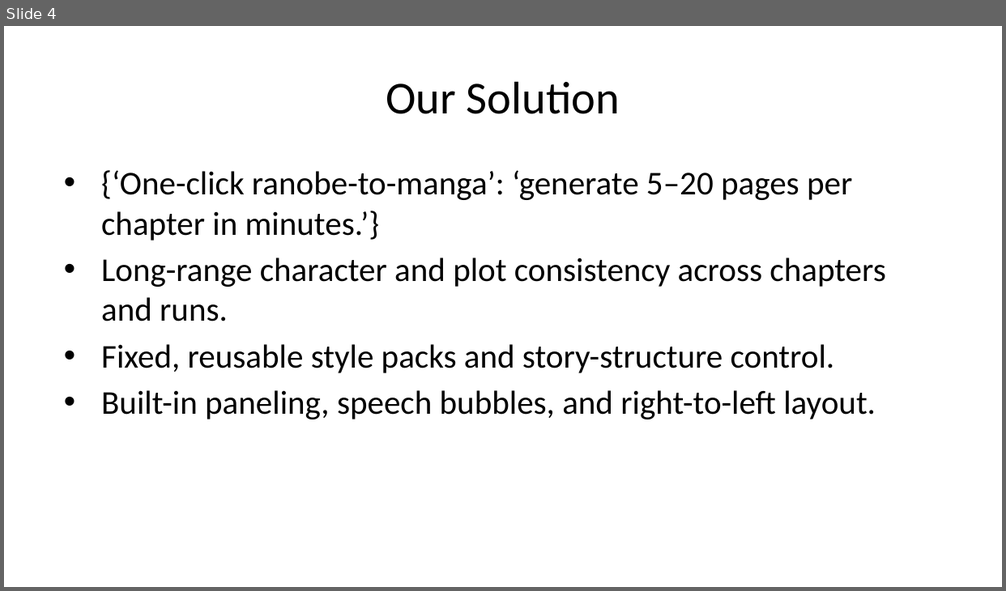
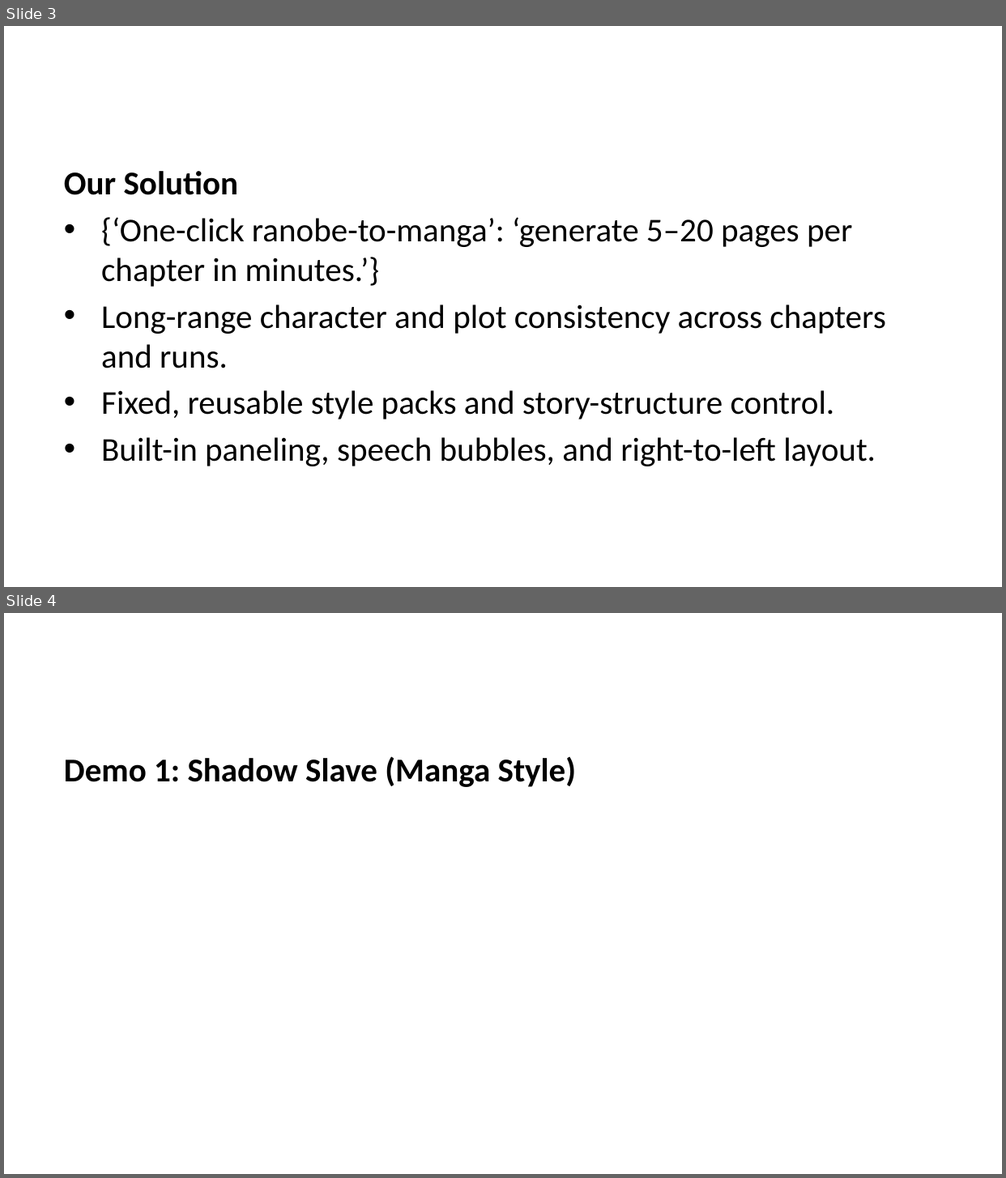
Before and after one commit to comics-factory/pitch-deck, a slide deck: dist/ai-storybook-investor.pptx. Shown one above the other, each under a label of ours: slide 4 before the commit, slides 3 and 4 after it. The pictures are 1006x591 and 1006x1178 pixels, drawn with LibreOffice and Linux fonts; fonts in the diff are those of the drawing. Boxes give left, top, right and bottom in pixels: in the first picture for what was removed or moved away, otherwise in the second. Text is boxed around its words. In the diff, an @@ line names an element or a change of style, - is before the commit and + after.

```diff
--- a/dist/ai-storybook-investor.pptx
+++ b/dist/ai-storybook-investor.pptx
@@ slide 4 added at bbox=[4, 613, 1002, 1174], background #FFFFFF @@
@@ text added at bbox=[64, 756, 577, 787], 24 pt, text #000000, bold @@
+Demo 1: Shadow Slave (Manga Style)
@@ what was slide 4 is now slide 3 @@
@@ slide 3 changed as well @@
@@ title removed at bbox=[386, 81, 620, 114] @@
-Our Solution
@@ text at bbox=[64, 171, 239, 195]: paragraph added @@
+Our Solution
```
Also in this commit, not shown: 8 other slides changed, 3 other slides added, 2 slides removed, 36 other files.
